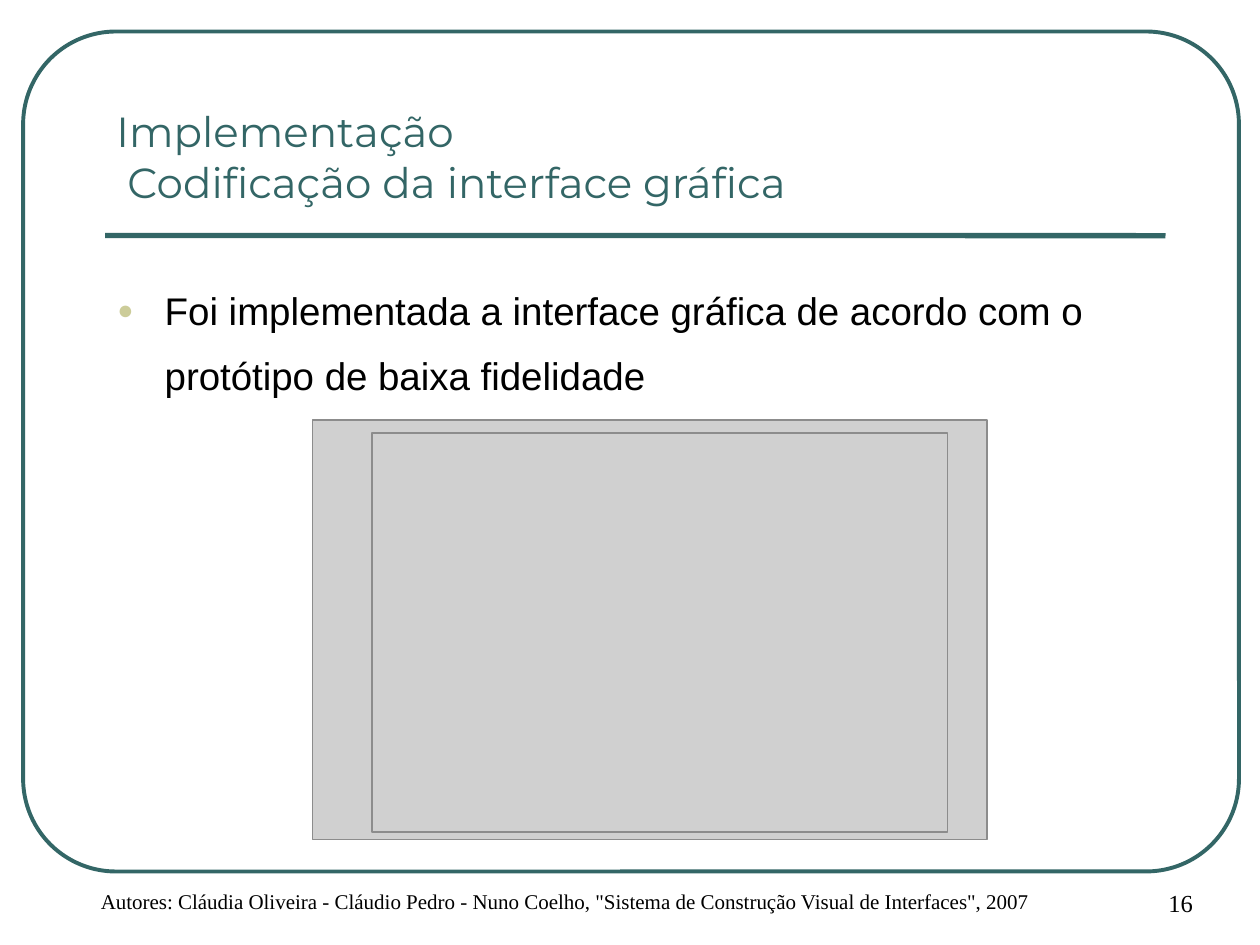
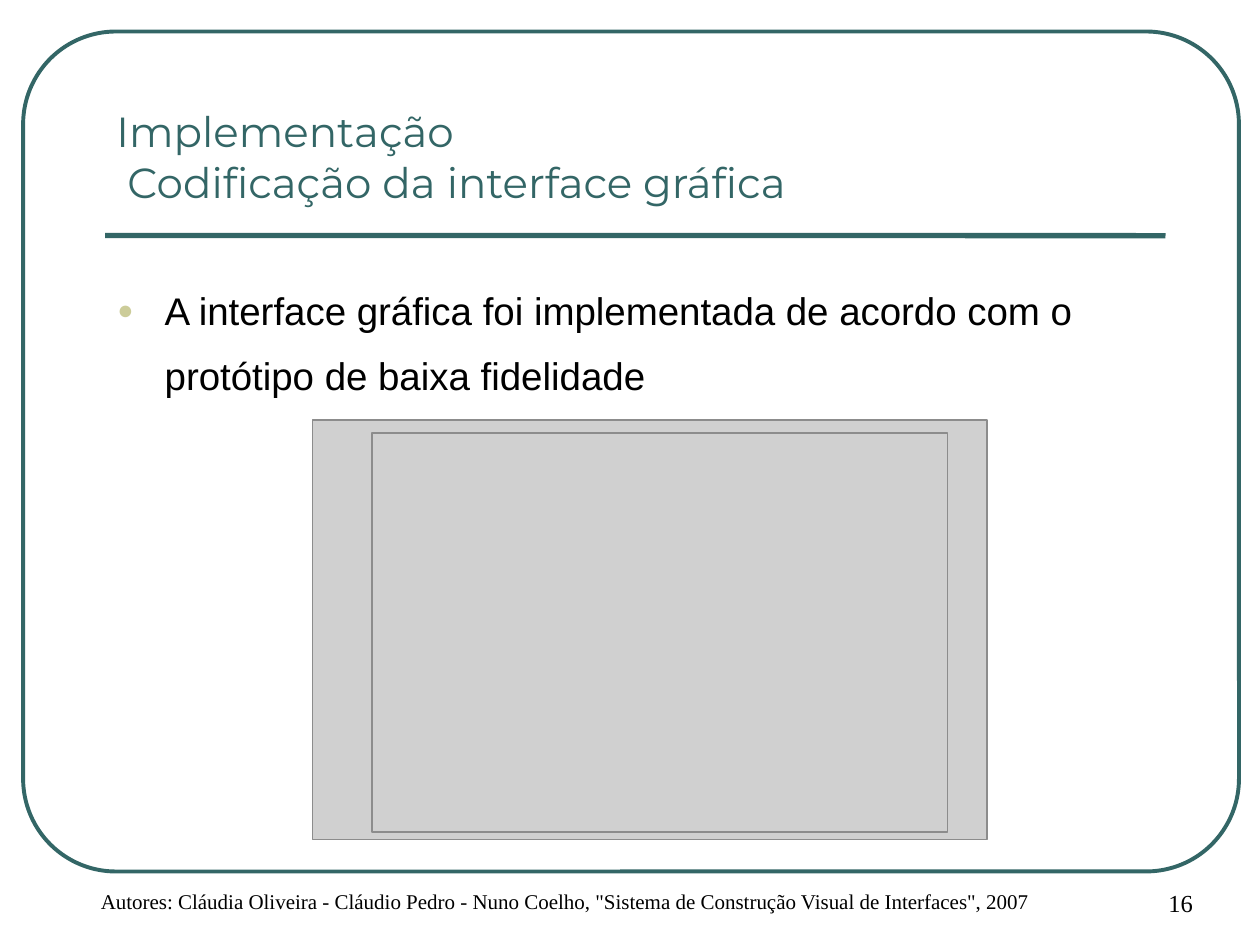
Before and after one commit to cpedro84/qooxdooguibuilder, a slide deck: slide 16 of apresentacao/Apresentação de Projecto.ppt. Drawn at 1260x945 pixels with LibreOffice and Linux fonts; fonts in the diff are those of the drawing; grey boxes stand for pictures; background and template pictures are left out. Boxes give left, top, right and bottom in pixels: in the first picture for what was removed or moved away, otherwise in the second. Text is boxed around its words. In the diff, an @@ line names an element or a change of style, - is before the commit and + after.

```diff
--- a/apresentacao/Apresentação de Projecto.ppt
+++ b/apresentacao/Apresentação de Projecto.ppt
@@ text at [165,296,1072,398]: text changed @@
-● Foi implementada a interface gráfica de acordo com o protótipo de baixa fidelidade
+● A interface gráfica foi implementada de acordo com o protótipo de baixa fidelidade
```
Also in this commit, not shown: 8 other slides changed.
